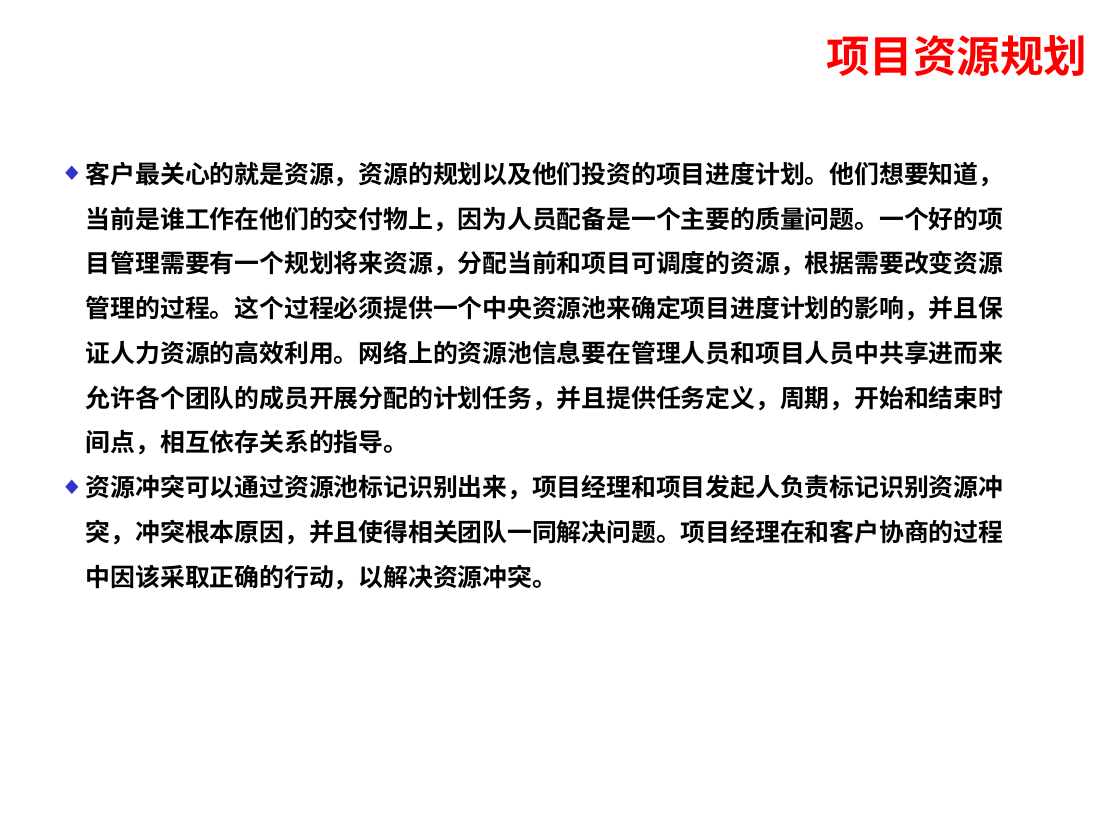
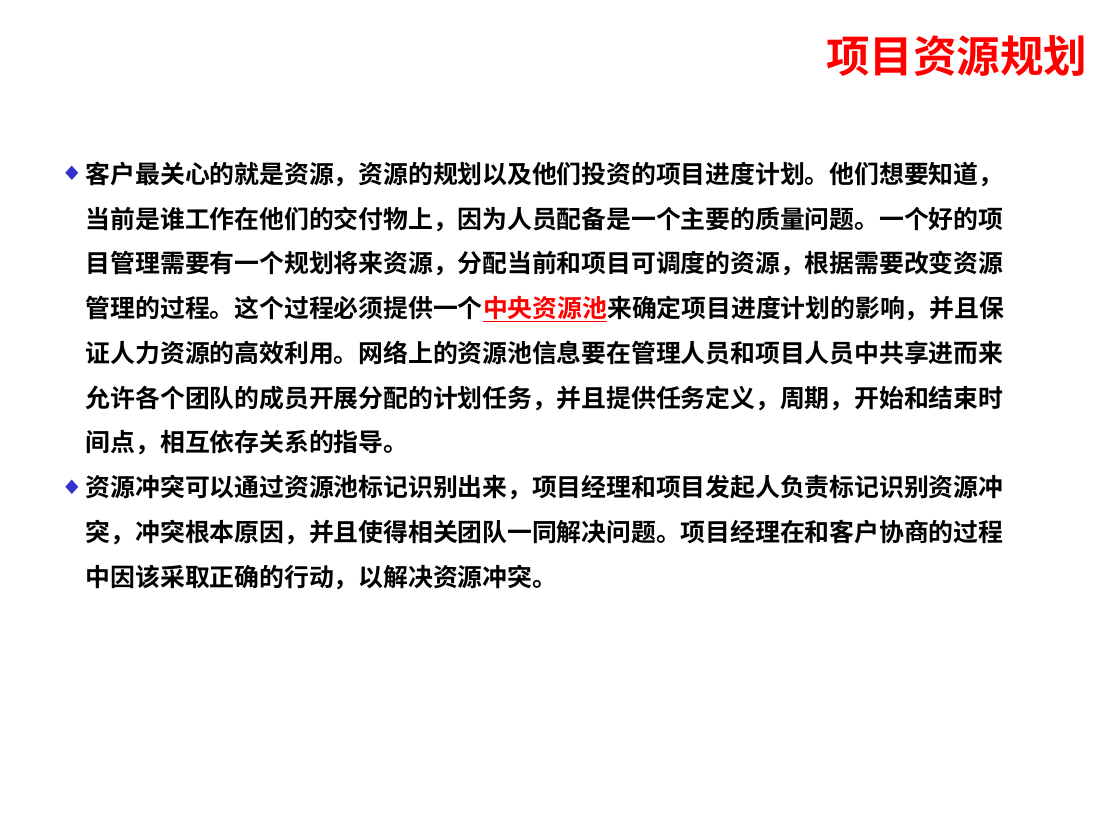
Before and after one commit to CreateChance/pku_project_management, a slide deck: slide 8 of gaochao/Iiterature_study.ppt. Drawn at 1120x840 pixels with LibreOffice and Linux fonts; fonts in the diff are those of the drawing; background and template pictures are left out. Boxes give left, top, right and bottom in pixels: in the first picture for what was removed or moved away, otherwise in the second. Text is boxed around its words. In the diff, an @@ line names an element or a change of style, - is before the commit and + after.

```diff
--- a/gaochao/Iiterature_study.ppt
+++ b/gaochao/Iiterature_study.ppt
@@ text at (x1=86, y1=161, x2=1004, y2=454): text colour #000000 to #FF0000, underline on in "客户最关心的就是资源，资源的规划以及他们投资的项目进度计划。他们想要知道，当前是谁工作在他们的交付物上，因为人员配备是一 ..." @@
```
Also in this commit, not shown: 3 other slides changed, 1 slide added, 1 other file.
